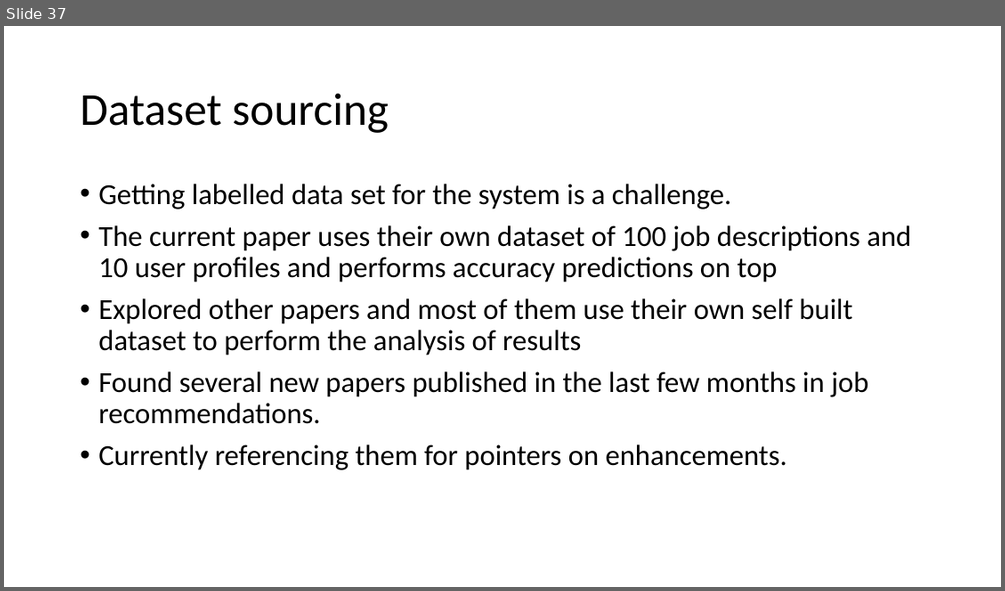
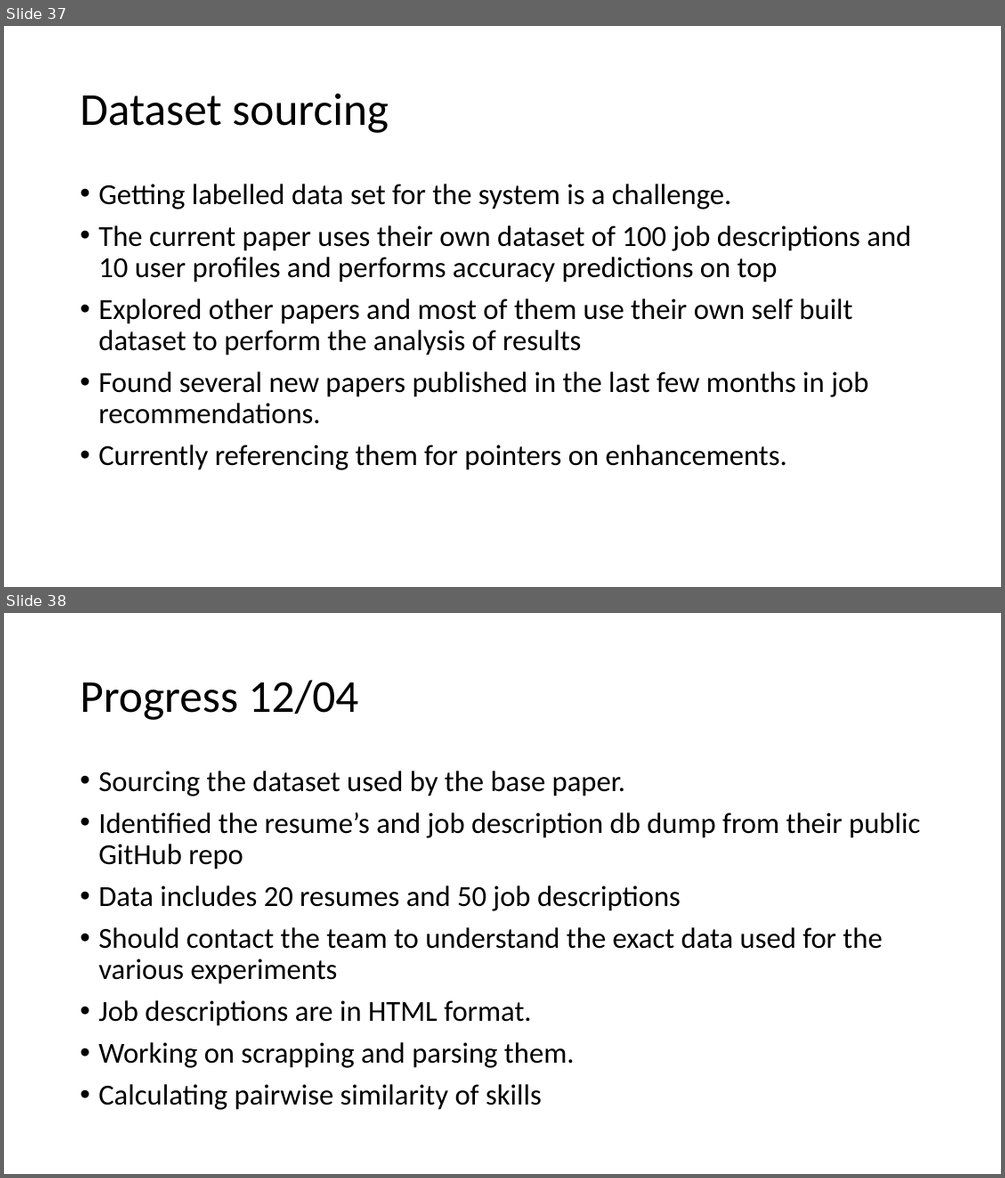
Before and after one commit to yeshbash/CS297, a slide deck: CS297-2.pptx. Shown one above the other, each under a label of ours: slide 37 before the commit, slides 37 and 38 after it. The pictures are 1005x591 and 1005x1178 pixels, drawn with LibreOffice and Linux fonts; fonts in the diff are those of the drawing. Boxes give left, top, right and bottom in pixels: in the first picture for what was removed or moved away, otherwise in the second. Text is boxed around its words. In the diff, an @@ line names an element or a change of style, - is before the commit and + after.

```diff
--- a/CS297-2.pptx
+++ b/CS297-2.pptx
@@ slide 38 added at box(4, 613, 1001, 1174), background #FFFFFF @@
@@ title added at box(80, 680, 359, 720), 44 pt, text #000000 @@
+Progress 12/04
@@ text added at box(98, 771, 920, 1110), 28 pt, text #000000 @@
+• Sourcing the dataset used by the base paper.
+• Identified the resume’s and job description db dump from their public GitHub repo
+• Data includes 20 resumes and 50 job descriptions
+• Should contact the team to understand the exact data used for the various experiments
+• Job descriptions are in HTML format.
+• Working on scrapping and parsing them.
+• Calculating pairwise similarity of skills
```
Also in this commit, not shown: 8 other slides added, 2 other files.
